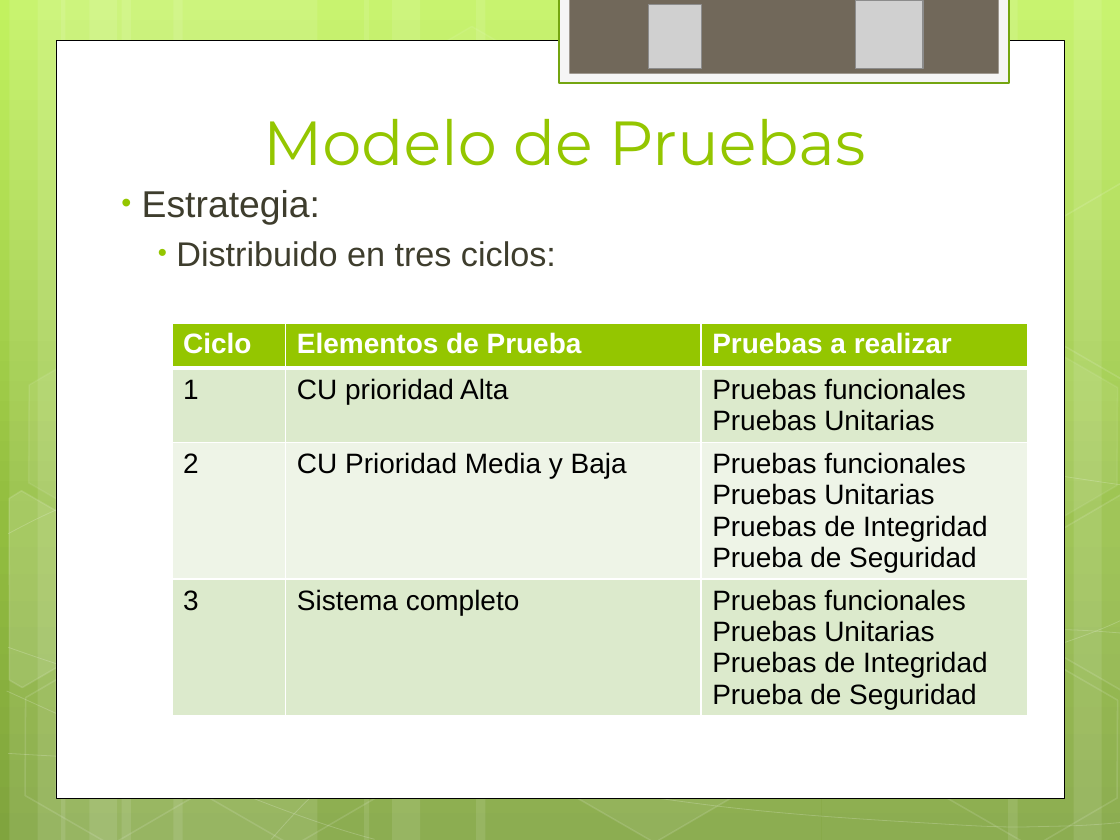
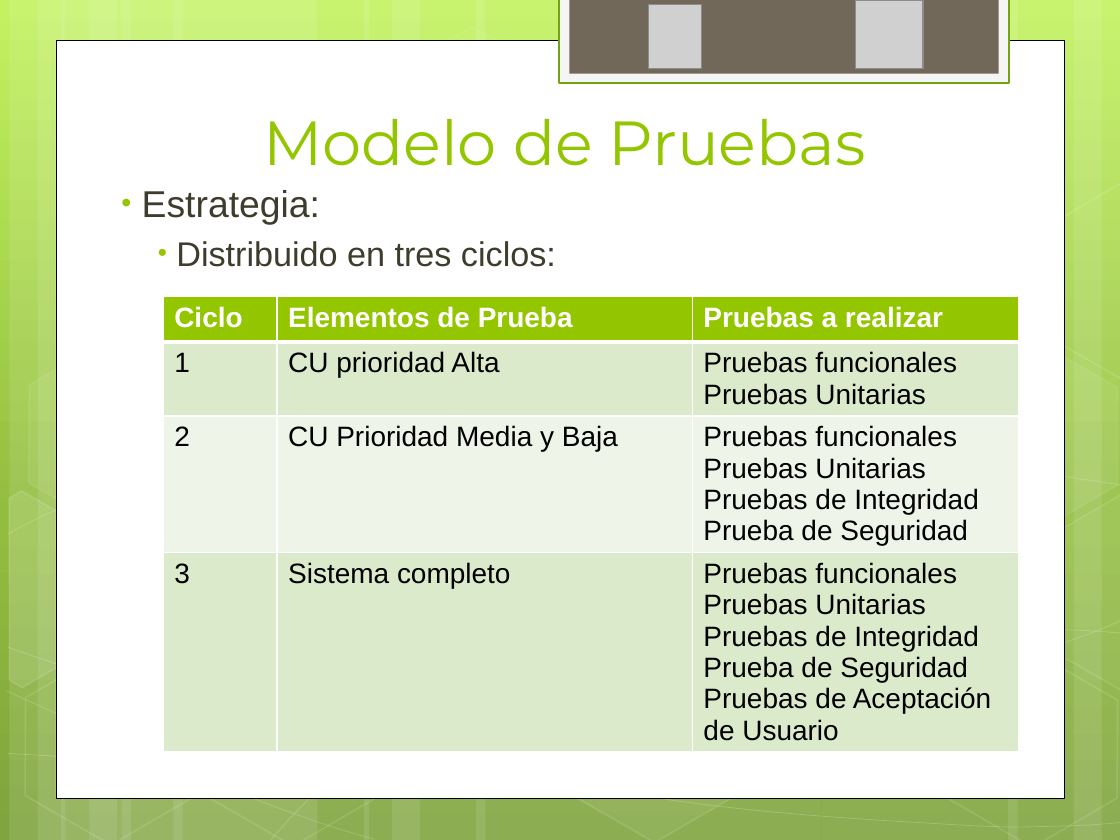
Before and after one commit to ptissera/habilitacion-profesional-2012-4k4, a slide deck: slide 25 of Documentacion/Proyecto/Iteracion3/Presentacion 3 - Modelos del Sistema.pptx. Drawn at 1120x840 pixels with LibreOffice and Linux fonts; fonts in the diff are those of the drawing; grey boxes stand for pictures. Boxes give left, top, right and bottom in pixels: in the first picture for what was removed or moved away, otherwise in the second. Text is boxed around its words. In the diff, an @@ line names an element or a change of style, - is before the commit and + after.

Commit message:
peqeuño cambio a Testing

```diff
--- a/Documentacion/Proyecto/Iteracion3/Presentacion 3 - Modelos del Sistema.pptx
+++ b/Documentacion/Proyecto/Iteracion3/Presentacion 3 - Modelos del Sistema.pptx
@@ table at [164, 297, 1019, 780] @@
-row 4, column 3: Pruebas funcionales / Pruebas Unitarias / Pruebas de Integridad / Prueba de Seguridad
+row 4, column 3: Pruebas funcionales / Pruebas Unitarias / Pruebas de Integridad / Prueba de Seguridad / Pruebas de Aceptación de Usuario
@@ table: place and size @@
-table at [172, 323, 1028, 738]
+table at [164, 297, 1019, 780]
```
